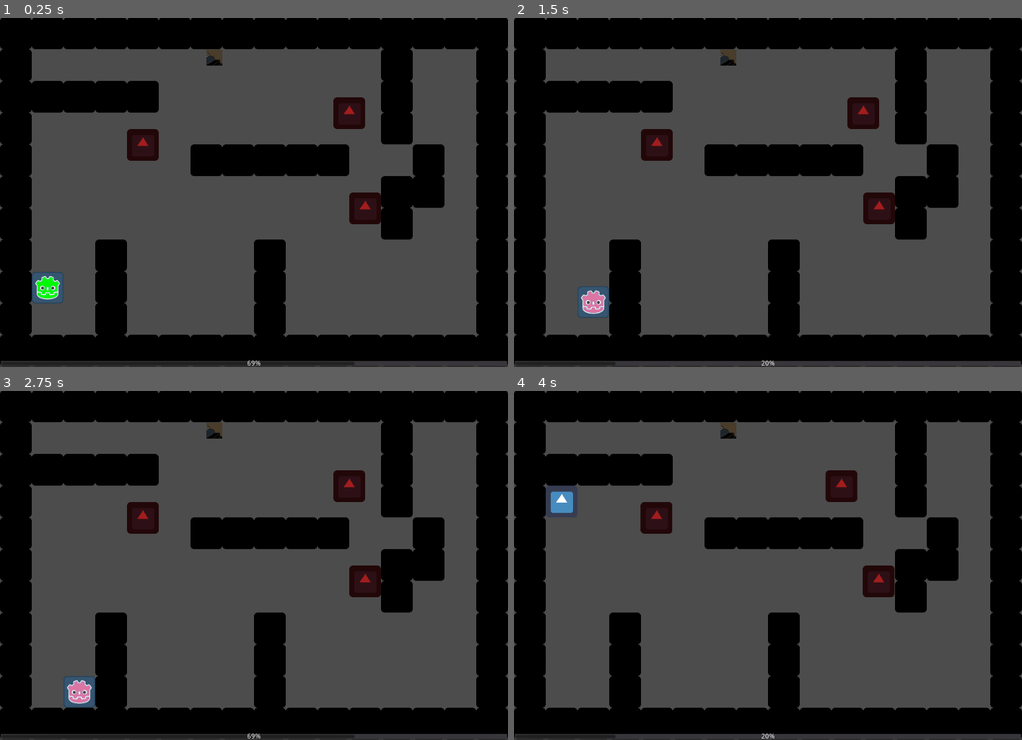
Above: before the commit, frames 1-4 (two rows, left to right).
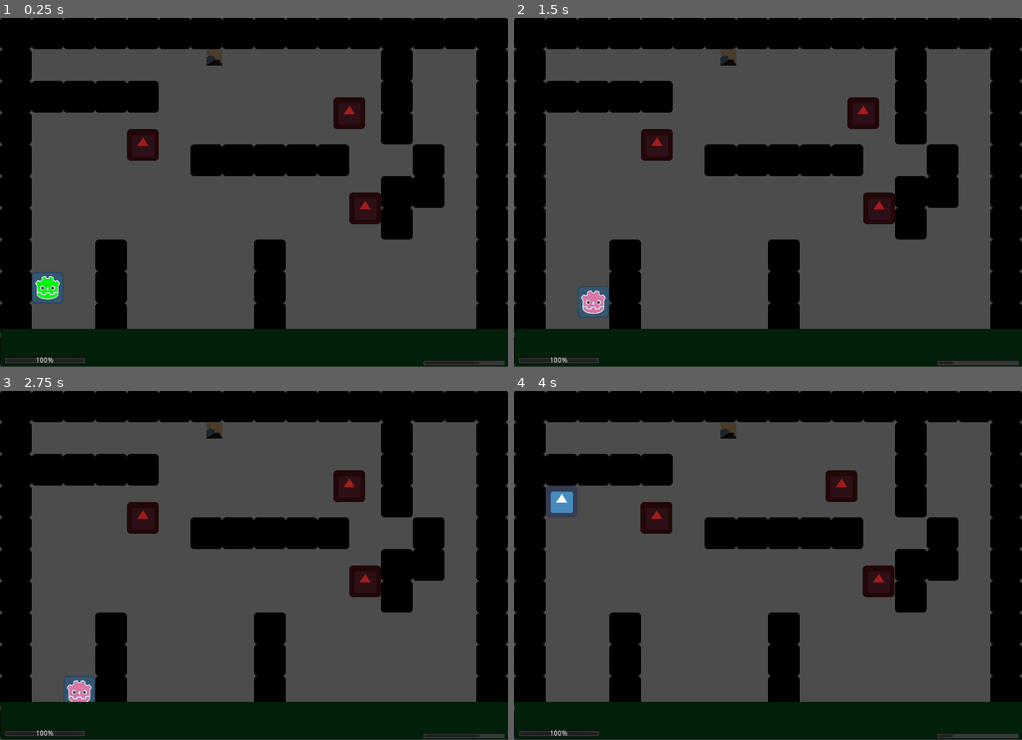
Above: after the commit, the same moments.

Repository: mfurtak/gmtk-game-jam-2019
Game: Godot game, scene res://Main.tscn
Two runs of this game, one before a commit and one after it. Both use one fixed random seed, a clock stepped at 60 frames per second and the inputs below. The engine's default icon, where the game draws it, is replaced by a stand-in: a white triangle on a blue panel in a dark square.
Inputs:
- Up to frame 1 (0.25 s): no input
- Up to frame 2 (1.5 s): tap Enter at 0.5 s; hold Right (ui_right) 0.53-1.28 s; tap Space (ui_select) at 0.77 s; hold Down (ui_down) from 1.28 s (still down)
- Up to frame 3 (2.75 s): tap Space (ui_select) at 1.52 s; release Down (ui_down) at 2.03 s; hold Right (ui_right) from 2.03 s (still down)
- Up to frame 4 (4 s): tap Space (ui_select) at 2.75, 3.02, 3.77 s; release Right (ui_right) at 2.78 s; hold Up (ui_up) 2.78-3.53 s; hold Left (ui_left) from 3.53 s (still down)

The runs differ from the first frame. In frame 1, 10% of the frame differs, in the area x 0-100%, y 89-100%; in frame 2, 10%; in frame 3, 10%; in frame 4, 10%.

Commit message:
Health in HUD

Diff:
--- a/gmtk-godot/HUD.gd
+++ b/gmtk-godot/HUD.gd
@@ -1,21 +1,30 @@
 extends CanvasLayer
 
-# Declare member variables here. Examples:
-# var a = 2
-# var b = "text"
+var player = null
 
 # Called when the node enters the scene tree for the first time.
 func _ready():
+	player = get_parent().get_node("Player")
+
+	# Item Timer Progress Bar
 	$CurrentItemProgress.min_value = 0
 	$CurrentItemProgress.max_value = 1
-	$CurrentItemProgress.value = .5
-	pass # Replace with function body.
+	$CurrentItemProgress.value = 0
+
+	# Health
+	$HealthProgress.min_value = player.MIN_HEALTH
+	$HealthProgress.max_value = player.MAX_HEALTH
+
 
 # Called every frame. 'delta' is the elapsed time since the previous frame.
 func _process(delta):
+	# Health
+	$HealthProgress.value = player.current_health
+	print("HEALTH: ", player.current_health)
+
+	# Items
 	var timer = get_parent().get_node("Player/ItemSwapTimer")
 	var progress = (timer.wait_time - timer.time_left) / timer.wait_time
-	print("progress: ", progress)
 	$CurrentItemProgress.value = progress
 
 
--- a/gmtk-godot/HUD.tscn
+++ b/gmtk-godot/HUD.tscn
@@ -1,9 +1,28 @@
 [gd_scene format=2]
 
 [node name="HUD" type="CanvasLayer"]
+
+[node name="ColorRect" type="ColorRect" parent="."]
+margin_left = 1.0
+margin_top = 627.0
+margin_right = 1025.0
+margin_bottom = 703.0
+color = Color( 0.00784314, 0.121569, 0.0392157, 1 )
 
 [node name="CurrentItemProgress" type="ProgressBar" parent="."]
 anchor_top = 1.0
 anchor_right = 1.0
 anchor_bottom = 1.0
+margin_left = 852.0
 margin_top = -14.0
+margin_right = -5.0
+margin_bottom = -2.0
+percent_visible = false
+
+[node name="HealthProgress" type="ProgressBar" parent="."]
+anchor_right = 0.161
+anchor_bottom = 0.01
+margin_left = 8.0
+margin_top = 684.0
+margin_right = 8.13599
+margin_bottom = 690.96
--- a/gmtk-godot/Main.tscn
+++ b/gmtk-godot/Main.tscn
@@ -32,6 +32,7 @@
 [node name="TileMap" type="TileMap" parent="."]
 position = Vector2( 0, -1 )
 tile_set = ExtResource( 5 )
+collision_bounce = 1.0
 format = 1
 tile_data = PoolIntArray( 0, 0, 0, 1, 0, 0, 2, 0, 0, 3, 0, 0, 4, 0, 0, 5, 0, 0, 6, 0, 0, 7, 0, 0, 8, 0, 0, 9, 0, 0, 10, …(838 unchanged characters)…
 __meta__ = {
--- a/gmtk-godot/Player.gd
+++ b/gmtk-godot/Player.gd
@@ -11,6 +11,10 @@
 const DECELERATION = .7
 const BASE_ITEMS_PERIOD = 3 # seconds
 const PER_ITEM_PERIOD = 1
+
+const MAX_HEALTH = 100
+const MIN_HEALTH = 0
+var current_health = 100
 
 var is_pink = false
 var is_attacking = false
@@ -52,6 +56,10 @@
 #	elif not is_attacking:
 #		$AttackSprite.visible = false
 
+func on_player_attacked():
+	current_health = max(MIN_HEALTH, current_health - 0.01)
+	print("OUCH")
+
 # Called every frame. 'delta' is the elapsed time since the previous frame.
 func _process(delta):
 	direction.x = 0
@@ -69,10 +77,14 @@
 	if Input.is_action_just_pressed("ui_select"):
 		is_action_pressed = true
 
+	if is_action_pressed:
+		print("ATTACK WITH: ", current_item)
+
 	var total_item_period = float(BASE_ITEMS_PERIOD + (PER_ITEM_PERIOD * items_queue.size()))
 	var item_duration = total_item_period / float(items_queue.size())
 
 	$ItemSwapTimer.wait_time = item_duration
+
 
 func _on_ItemSwapTimer_timeout():
 	current_item = items_queue.pop_front()
--- a/gmtk-godot/Player.tscn
+++ b/gmtk-godot/Player.tscn
@@ -10,11 +10,6 @@
 
 [sub_resource type="SpriteFrames" id=2]
 animations = [ {
-"frames": [ ExtResource( 2 ) ],
-"loop": true,
-"name": "default",
-"speed": 5.0
-}, {
 "frames": [ ExtResource( 3 ) ],
 "loop": true,
 "name": "green",
@@ -23,6 +18,11 @@
 "frames": [ ExtResource( 4 ) ],
 "loop": true,
 "name": "pink",
+"speed": 5.0
+}, {
+"frames": [ ExtResource( 2 ) ],
+"loop": true,
+"name": "default",
 "speed": 5.0
 } ]
 
--- a/gmtk-godot/Thwomp.gd
+++ b/gmtk-godot/Thwomp.gd
@@ -38,12 +38,11 @@
 		velocity = lerp(velocity, Vector2(), DECELERATION)
 
 	var collision = move_and_collide(velocity * delta)
-	# if collision:
-		# Do stuff
-		#print("THWOMP BONK ", collision.collider.name)
+	if collision:
+		if  collision.collider.has_method("on_player_attacked"):
+			collision.collider.on_player_attacked()
 
 func on_attacked():
-	print("THWOMP DED!")
 	self.queue_free()
 
 
